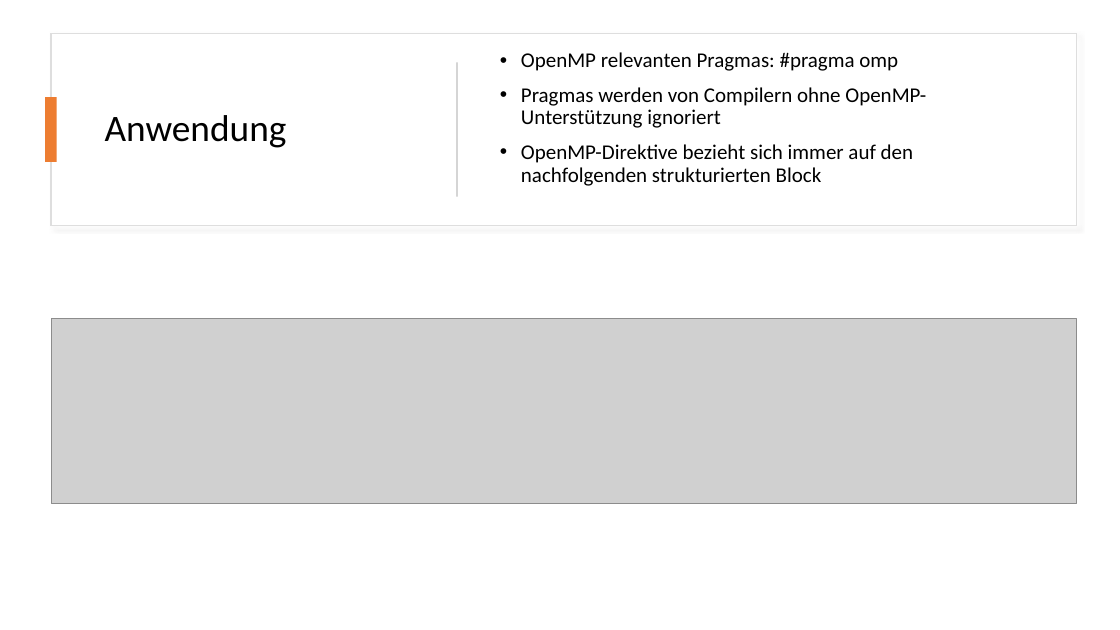
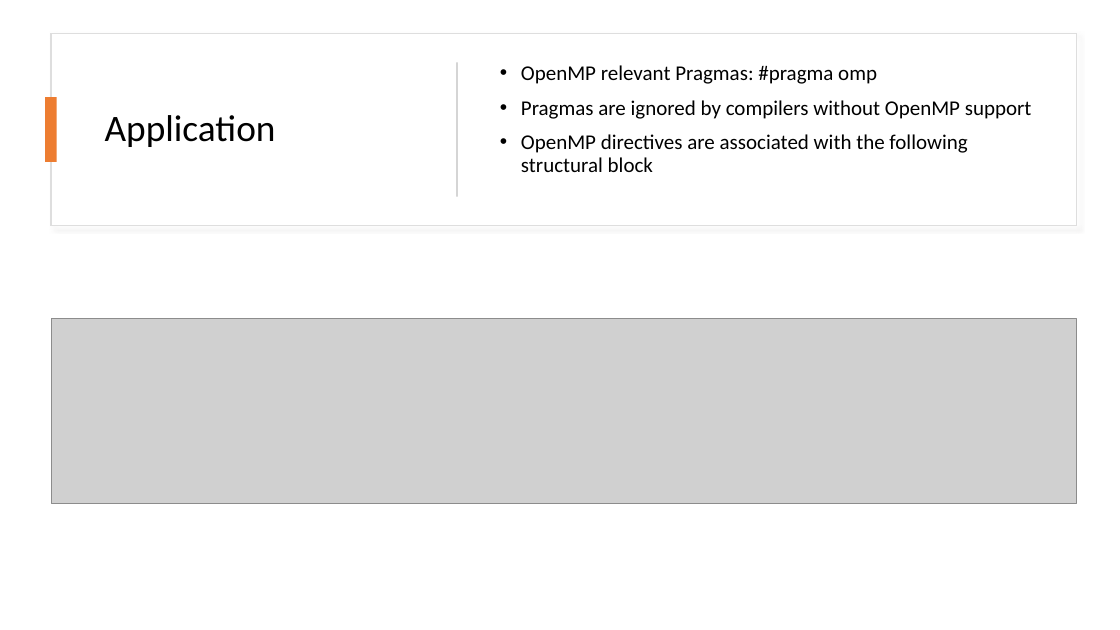
Before and after one commit to dyeske61283/ASE_OpenMP, a slide deck: slide 7 of OpenMP_Folien.pptx. Drawn at 1120x630 pixels with LibreOffice and Linux fonts; fonts in the diff are those of the drawing; grey boxes stand for pictures. Boxes give left, top, right and bottom in pixels: in the first picture for what was removed or moved away, otherwise in the second. Text is boxed around its words. In the diff, an @@ line names an element or a change of style, - is before the commit and + after.

```diff
--- a/OpenMP_Folien.pptx
+++ b/OpenMP_Folien.pptx
@@ text at [521,65,1032,172]: text changed @@
-• OpenMP relevanten Pragmas: #pragma omp
-• Pragmas werden von Compilern ohne OpenMP-Unterstützung ignoriert
-• OpenMP-Direktive bezieht sich immer auf den nachfolgenden strukturierten Block
+• OpenMP relevant Pragmas: #pragma omp
+• Pragmas are ignored by compilers without OpenMP support
+• OpenMP directives are associated with the following structural block
@@ title at [105,115,276,147]: text changed @@
-Anwendung
+Application
```
Also in this commit, not shown: 14 other slides changed, 2 slides added, 1 slide removed, 1 other file.
